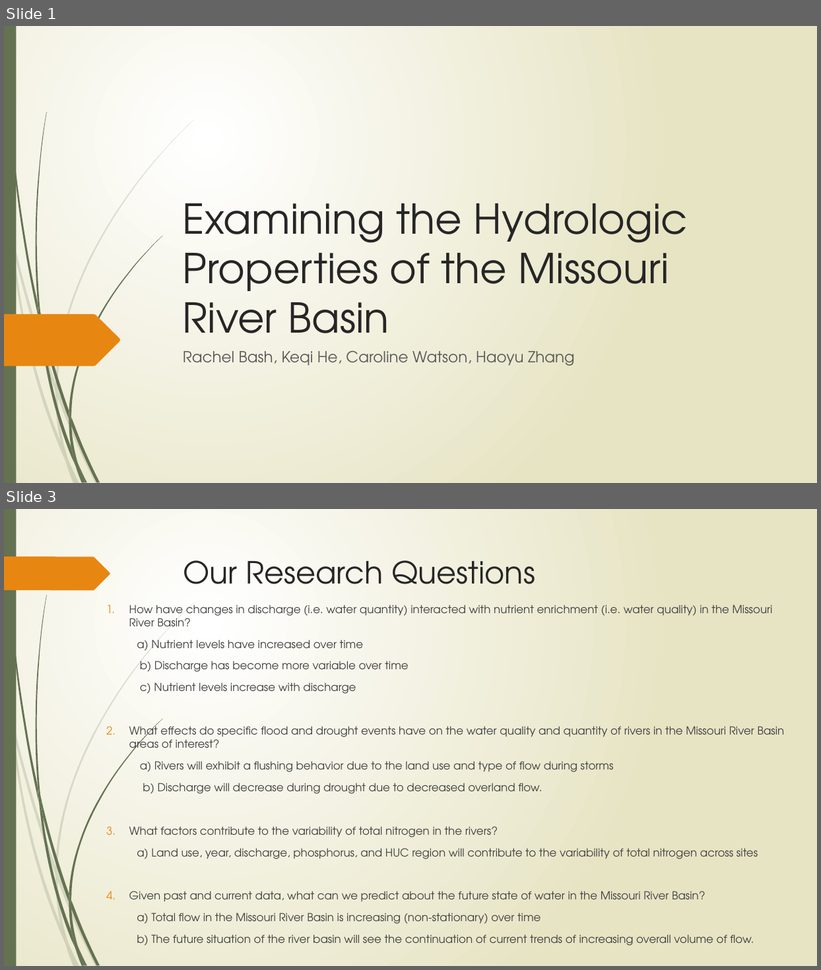
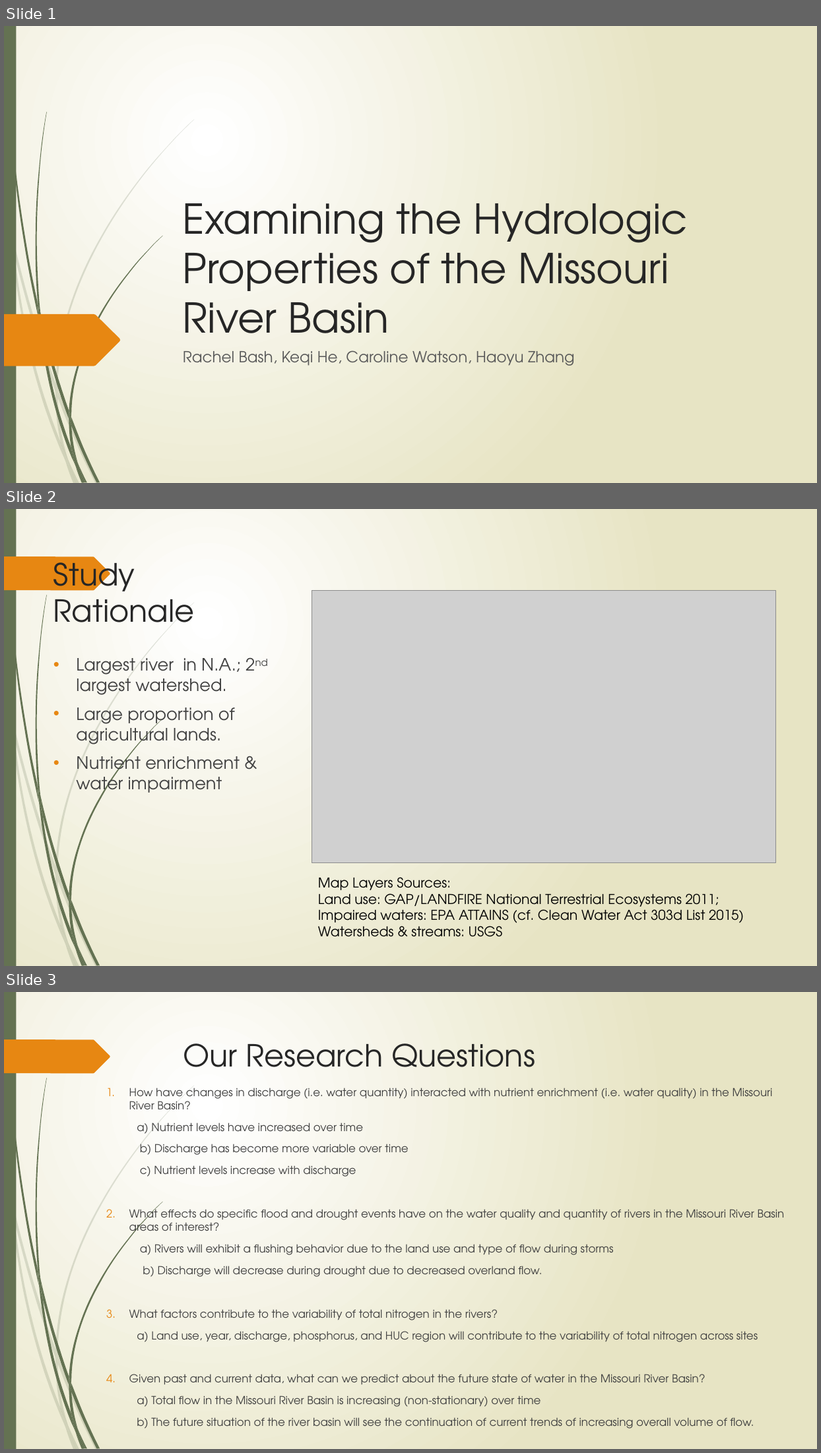
Before and after one commit to forkhala/Hydrologic_Data_Analysis_Final_Proj, a slide deck: TeamDocs/Examining the Hydrologic Properties of the Missouri River.pptx. Shown one above the other, each under a label of ours: slides 1 and 3 before the commit, slides 1, 2 and 3 after it; the slides between them are not shown. The pictures are 821x970 and 821x1453 pixels, drawn with LibreOffice and Linux fonts; fonts in the diff are those of the drawing; grey boxes stand for pictures. Boxes give left, top, right and bottom in pixels: in the first picture for what was removed or moved away, otherwise in the second. Text is boxed around its words. In the diff, an @@ line names an element or a change of style, - is before the commit and + after.

```diff
--- a/TeamDocs/Examining the Hydrologic Properties of the Missouri River.pptx
+++ b/TeamDocs/Examining the Hydrologic Properties of the Missouri River.pptx
@@ slide 2 added at [4, 509, 817, 966], background gradient #FFFFFF to #E8E6C4; not listed: 24 template elements that a slide beside it also shows @@
@@ title added at [54, 553, 195, 623], 36 pt, text #262626 @@
+Study Rationale
@@ picture added at [312, 590, 776, 863] @@
@@ text added at [76, 658, 241, 798], 20 pt, text #404040 @@
+• Largest river in N.A.; 2nd largest watershed.
+• Large proportion of agricultural lands.
+• Nutrient enrichment & water impairment
@@ text added at [318, 877, 744, 937], 16 pt, text #000000 @@
+Map Layers Sources:
+Land use: GAP/LANDFIRE National Terrestrial Ecosystems 2011;
+Impaired waters: EPA ATTAINS (cf. Clean Water Act 303d List 2015)
+Watersheds & streams: USGS
```
Also in this commit, not shown: 1 slide changed, 1 slide removed, 3 other files.
